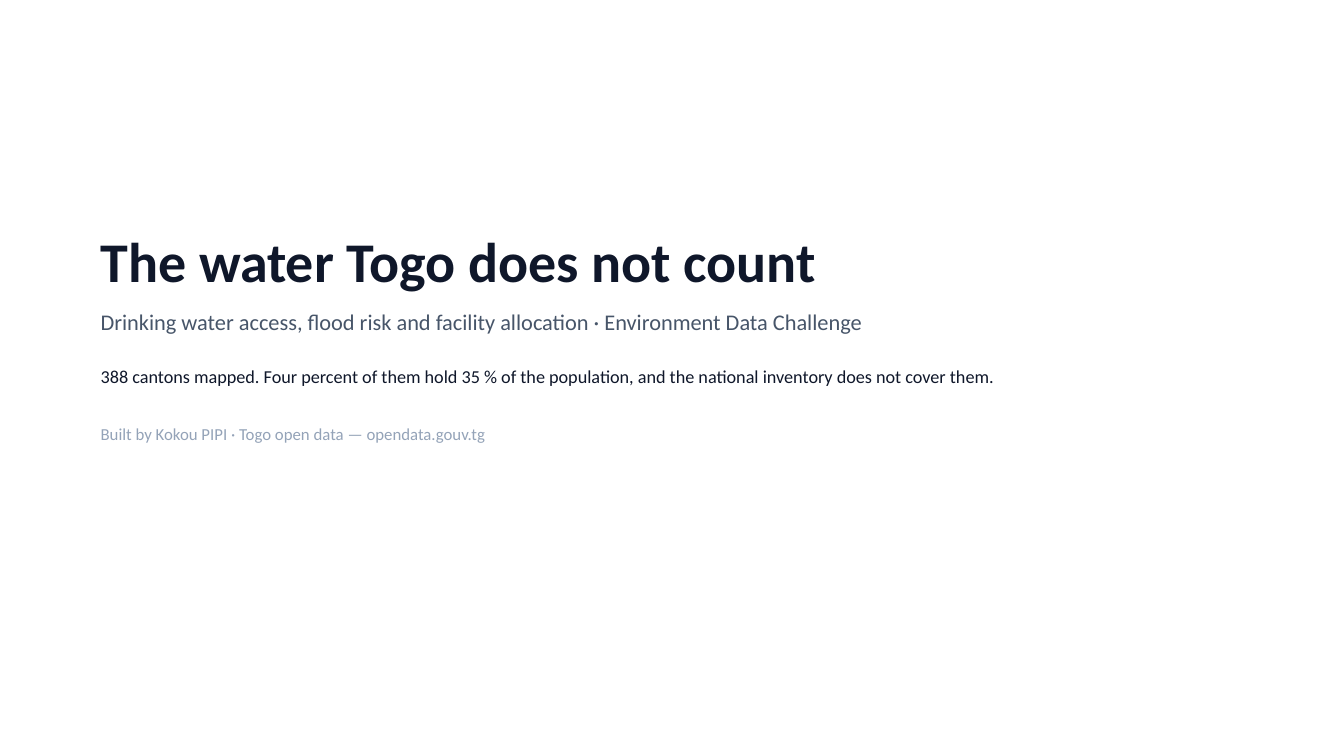
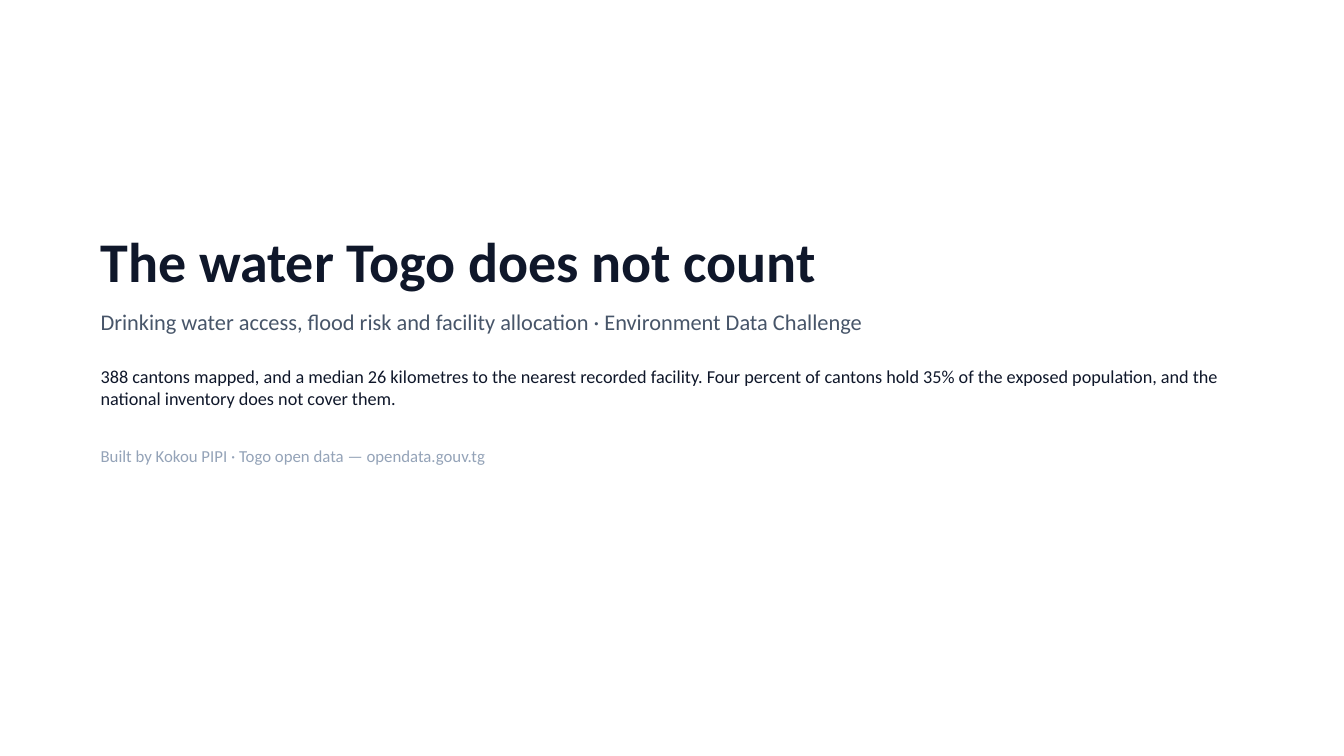
Before and after one commit to Bernardpip/data_lab_challenges, a slide deck: slide 1 of Togo-environnement-hydrolique/rapport/Togo_Water_Sanitation_Report.pptx. Drawn at 1344x756 pixels with LibreOffice and Linux fonts; fonts in the diff are those of the drawing. Boxes give left, top, right and bottom in pixels: in the first picture for what was removed or moved away, otherwise in the second. Text is boxed around its words. In the diff, an @@ line names an element or a change of style, - is before the commit and + after.

```diff
--- a/Togo-environnement-hydrolique/rapport/Togo_Water_Sanitation_Report.pptx
+++ b/Togo-environnement-hydrolique/rapport/Togo_Water_Sanitation_Report.pptx
@@ text at (x1=101, y1=370, x2=1218, y2=408): text changed @@
-388 cantons mapped. Four percent of them hold 35 % of the population, and the national inventory does not cover them.
+388 cantons mapped, and a median 26 kilometres to the nearest recorded facility. Four percent of cantons hold 35% of the exposed population, and the national inventory does not cover them.
```
Also in this commit, not shown: 5 other slides changed, 3 slides added, 3 slides removed, 11 other files.
